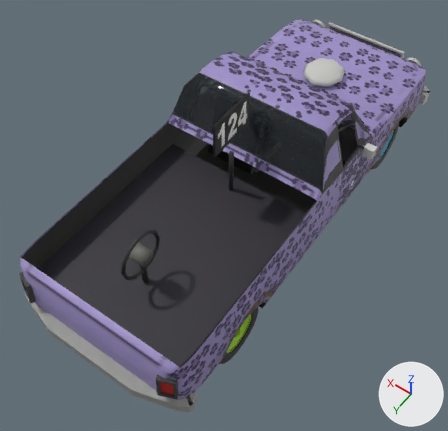
What one commit did to the glTF model public/cars/field/models/124.glb.
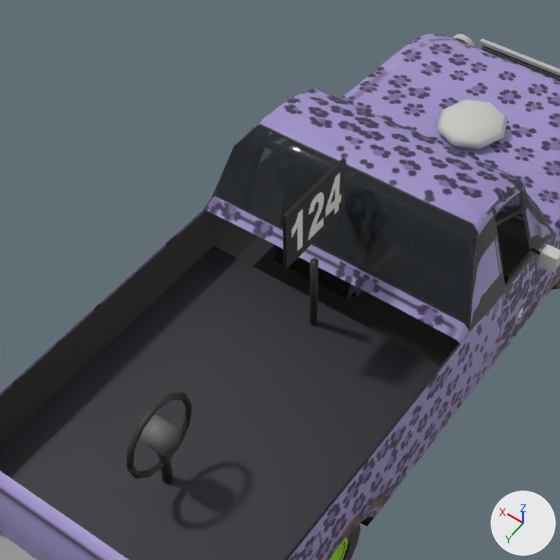
Each version is shown whole from a camera (50 mm lens) standing at (-1.99, 3.26, 4.8) and looking at (-0.01, 0.5, 0.46), then close up on the part from 11% to 84% of the width and 0% to 76% of the height. Every picture has the same lights, and +X, +Y and +Z are marked at lower right. The last two pictures show the newer version. Vertices at exactly the same position are counted once.

Before the edit, the objects in view are built like this:
```python
me_body_mesh = bpy.data.meshes.new('body_mesh')
me_body_mesh.from_pydata(...)  # 3202 vertices, 5830 faces; spans x -0.9..0.9, y -2.32..2.21, z 0.23..1.62
# faces by material slot: [5750, 80]
me_body_mesh.materials.append(mat_car124_livery)  # picture img_124_livery
me_body_mesh.materials.append(mat_car124_glass)  # black #1e252b
# before: 2989 (0.01, 0.15, 1.3), 2990 (0.01, 0.15, 1.62) at pixel (343, 157), 2991 (-0.01, 0.15, 1.3) at pixel (343, 210), 2992 (-0.01, 0.15, 1.62) at pixel (346, 158), 2993 (0.01, 0.61, 1.3) at pixel (283, 267)
# before: 2994 (0.01, 0.61, 1.62) at pixel (282, 215), 2995 (-0.01, 0.61, 1.3) at pixel (286, 268), 2996 (-0.01, 0.61, 1.62) at pixel (285, 217), 2997 (0.01, 0.15, 1.3), 2998 (0.01, 0.61, 1.3) at pixel (283, 267)
# before: 2999 (0.01, 0.61, 1.62) at pixel (282, 215), 3000 (0.01, 0.15, 1.62) at pixel (342, 157), 3001 (-0.01, 0.61, 1.3) at pixel (287, 268), 3002 (-0.01, 0.15, 1.3) at pixel (344, 211), 3003 (-0.01, 0.15, 1.62) at pixel (346, 159)
# before: 3004 (-0.01, 0.61, 1.62) at pixel (286, 217)
ob_body = bpy.data.objects.new('body', me_body_mesh)
ob_body.location = (0.0, 0.0, 0.0)
```
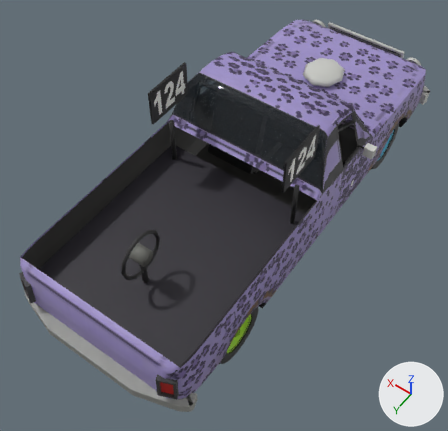
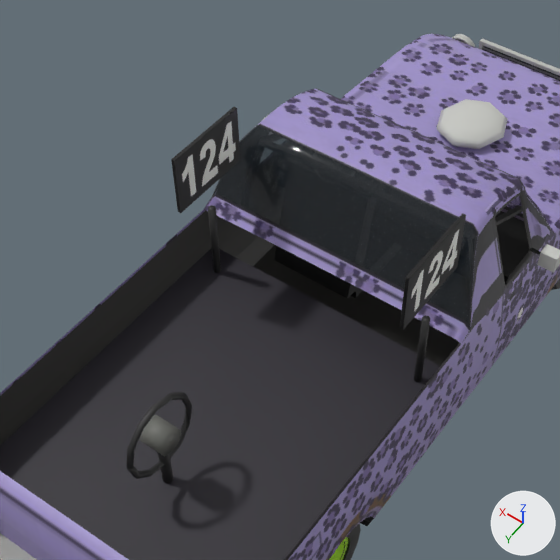
Patch to the scene script:
```diff
--- a/public/cars/field/models/124.glb.py
+++ b/public/cars/field/models/124.glb.py
@@ me_body_mesh @@
 # used by ob_body; location = (0.0, 0.0, 0.0)
 # verts and faces of me_body_mesh; kept vertices keep their numbers, new ones are numbered from 3202
-me_body_mesh.from_pydata(...)  # 3202 vertices, 5830 faces; spans x -0.9..0.9, y -2.32..2.21, z 0.23..1.62
+me_body_mesh.from_pydata(...)  # 3234 vertices, 5874 faces; spans x -0.9..0.9, y -2.32..2.21, z 0.23..1.62
+# me_body_mesh part 1: a new loose piece, a box spanning x -0.627..-0.613, y 0.147..0.607, z 1.3..1.62, in mat_car124_livery (picture img_124_livery)
+# me_body_mesh part 2: the loose piece of 4 vertices spanning x 0.01, y 0.15..0.61, z 1.3..1.62 is copied, and the copy is moved by (-0.62, 0.0, 0.0); it spans x -0.61, y 0.15..0.61, z 1.3..1.62
+# me_body_mesh part 3: the loose piece of 4 vertices spanning x -0.01, y 0.15..0.61, z 1.3..1.62 is copied, and the copy is moved by (-0.62, 0.0, 0.0); it spans x -0.63, y 0.15..0.61, z 1.3..1.62
+# me_body_mesh part 4: the loose piece of 16 vertices spanning x -0.02..0.02, y 0.36..0.4, z 0.68..1.15 is moved by (0.62, 0.0, 0.0)
+# me_body_mesh part 5: a new loose piece, an 8-sided cylinder along z spanning x -0.64..-0.6, y 0.357..0.397, z 0.68..1.15, in mat_car124_livery (picture img_124_livery)
+# me_body_mesh part 6
+for i in [*range(2989, 3005)]: verts[i] += (0.62, 0.0, 0.0)
 me_body_mesh.materials.append(mat_car124_livery)
```

Pixel boxes (x1, y1, x2, y2) of what changed, in the close-ups (560 x 560 px; the box of a moved part takes in the faces that stretch with it):
part 1 of me_body_mesh, added
    after: (400, 214, 466, 329)
part 2 of me_body_mesh, added
    after: (400, 214, 462, 324)
part 3 of me_body_mesh, added
    after: (403, 216, 466, 330)
part 4 of me_body_mesh, moved or reshaped
    before: (310, 258, 318, 326)
    after: (208, 205, 221, 273)
part 5 of me_body_mesh, added
    after: (414, 315, 430, 382)
part 6 of me_body_mesh, moved or reshaped
    before: (283, 158, 346, 269)
    after: (171, 107, 240, 213)
